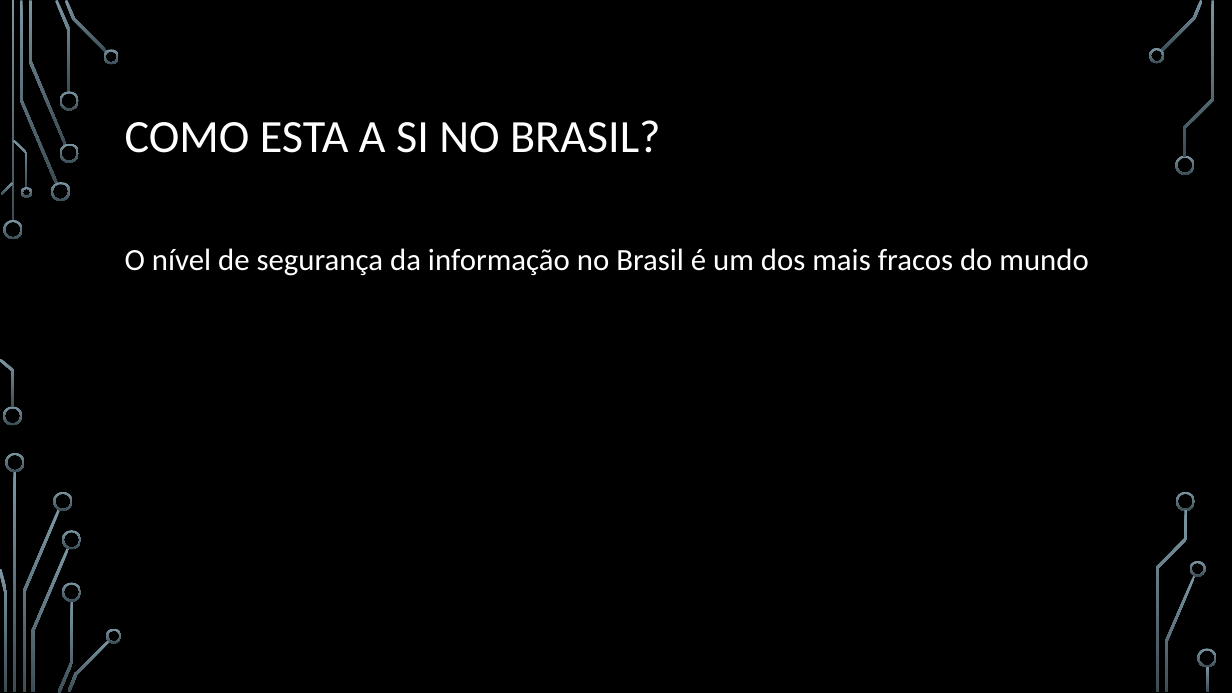
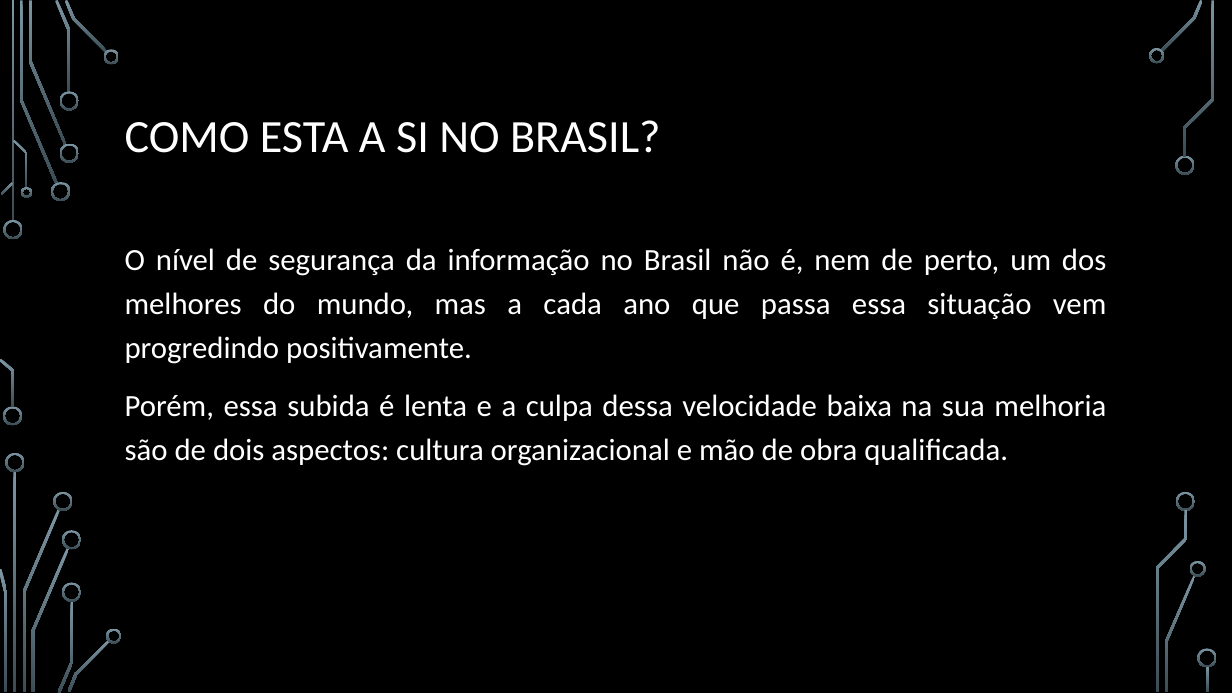
Before and after one commit to webbester/RodrigodAnjos, a slide deck: slide 9 of PI - Seg de Software/information_security.pptx. Drawn at 1232x693 pixels with LibreOffice and Linux fonts; fonts in the diff are those of the drawing; background and template pictures are left out. Boxes give left, top, right and bottom in pixels: in the first picture for what was removed or moved away, otherwise in the second. Text is boxed around its words. In the diff, an @@ line names an element or a change of style, - is before the commit and + after.

```diff
--- a/PI - Seg de Software/information_security.pptx
+++ b/PI - Seg de Software/information_security.pptx
@@ text at [125,248,1107,466]: text changed @@
-O nível de segurança da informação no Brasil é um dos mais fracos do mundo
+O nível de segurança da informação no Brasil não é, nem de perto, um dos melhores do mundo, mas a cada ano que passa essa situação vem progredindo positivamente.
+Porém, essa subida é lenta e a culpa dessa velocidade baixa na sua melhoria são de dois aspectos: cultura organizacional e mão de obra qualificada.
```
Also in this commit, not shown: 4 other slides changed, 3 slides added, 2 slides removed, 9 other files.
